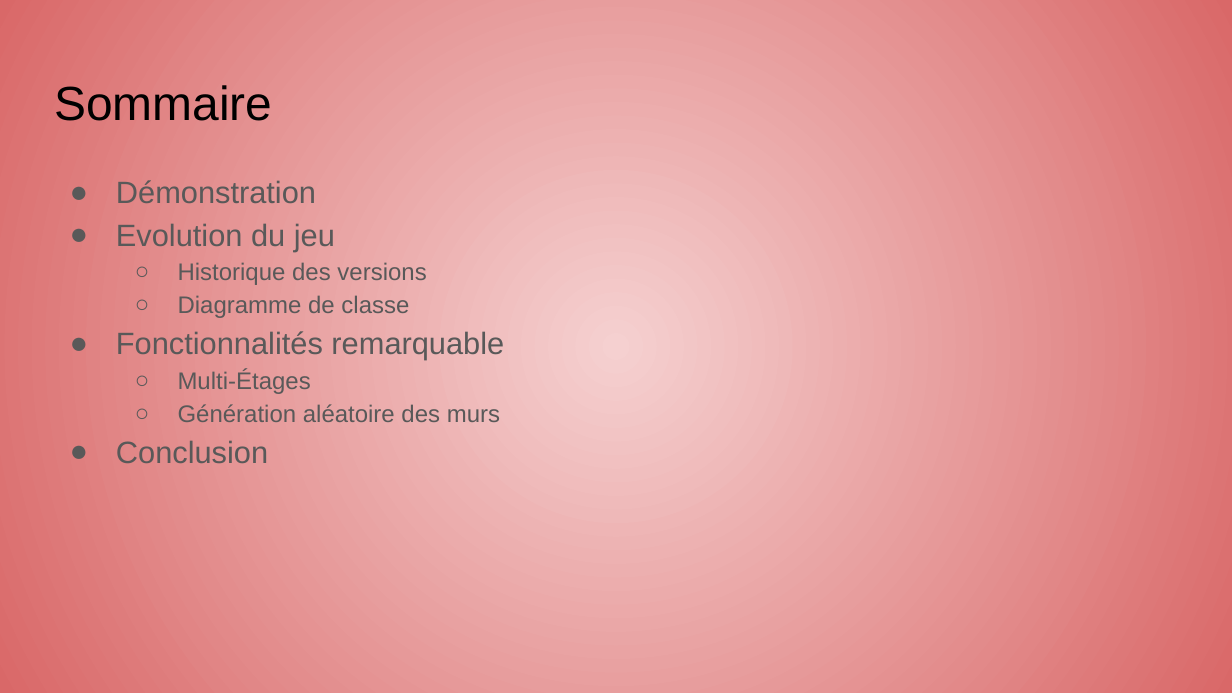
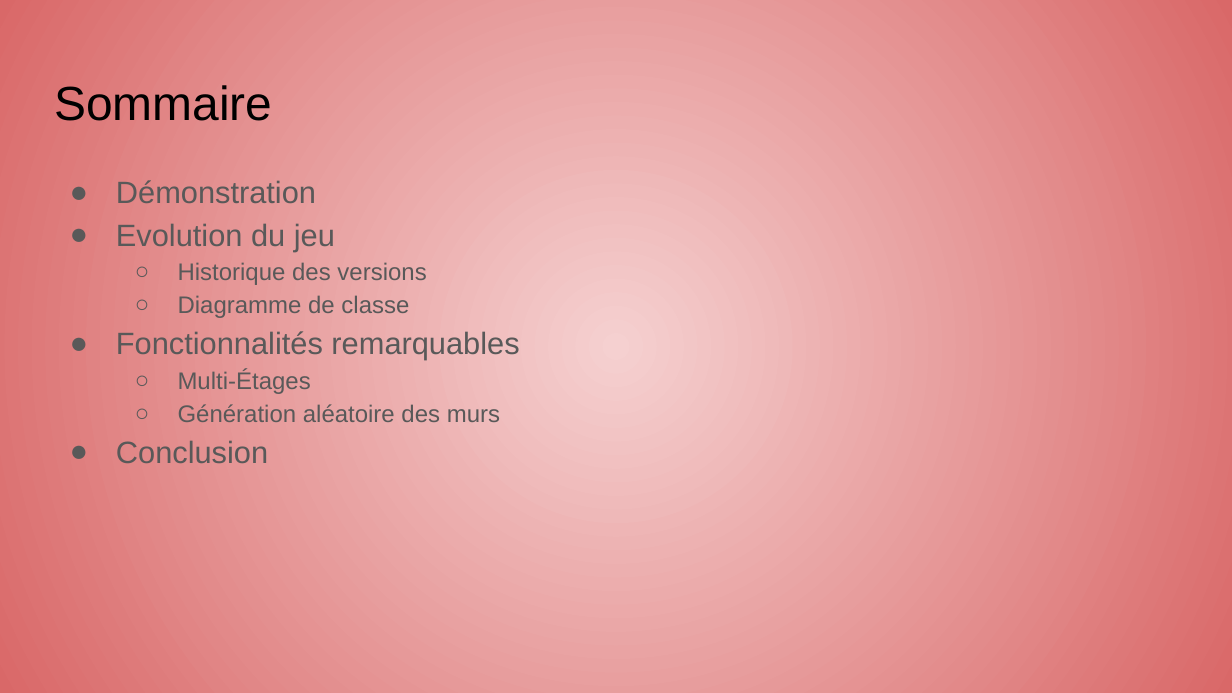
Before and after one commit to NunzioArdi/2019_coo_zeldiablo, a slide deck: slide 2 of documents/coo_diapo_zeldiablo.odp. Drawn at 1232x693 pixels with LibreOffice and Linux fonts; fonts in the diff are those of the drawing. Boxes give left, top, right and bottom in pixels: in the first picture for what was removed or moved away, otherwise in the second. Text is boxed around its words. In the diff, an @@ line names an element or a change of style, - is before the commit and + after.

```diff
--- a/documents/coo_diapo_zeldiablo.odp
+++ b/documents/coo_diapo_zeldiablo.odp
@@ text at (116,331,519,360): text changed @@
-● Fonctionnalités remarquable
+● Fonctionnalités remarquables
```
Also in this commit, not shown: 1 other slide changed.
